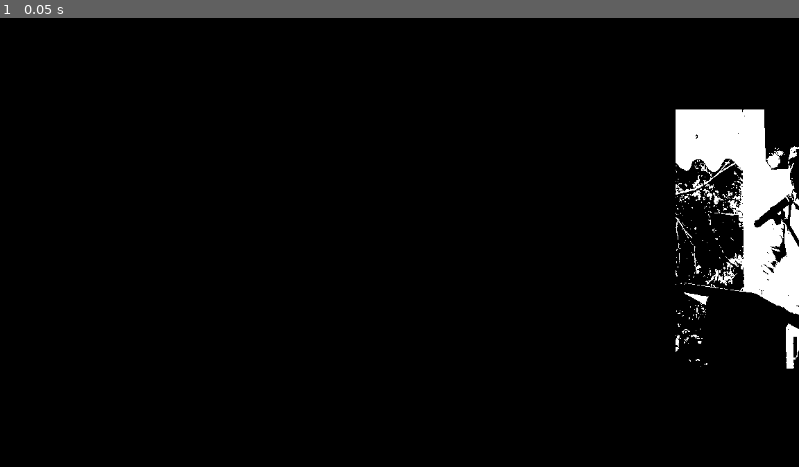
Above: before the commit, frame 1.
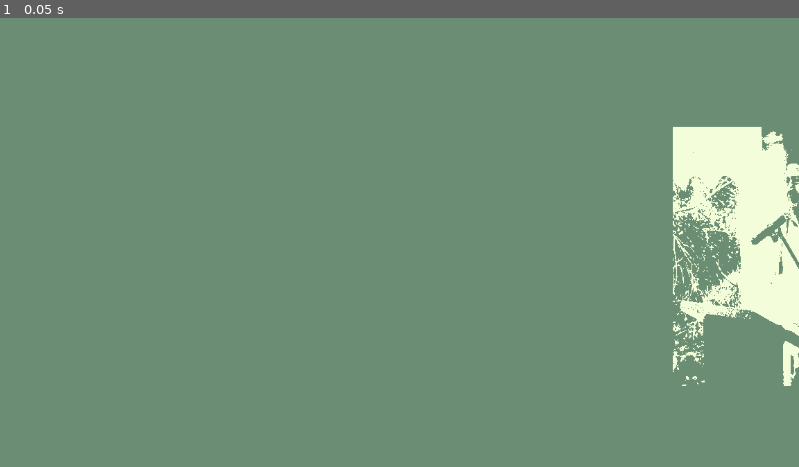
Above: after the commit, the same moment.

Repository: yarkoasaf/lauchablast-capitalism-1bitjam
Game: Godot game, scene res://node_2d.tscn
The game is run twice, just before and just after one commit, with the same random seed, the same clock (stepped at 60 frames per second) and the same inputs.
Inputs:
- Up to frame 1 (0.05 s): no input

The runs differ from the first frame. In frame 1, 100% of the frame differs, in the area x 0-100%, y 0-100%.

Commit message:
improved shader 2color

Diff:
--- a/node_2d.tscn
+++ b/node_2d.tscn
@@ -1,13 +1,48 @@
 [gd_scene format=3 uid="uid://c44wcoh434kqa"]
 
-[ext_resource type="Shader" uid="uid://bjisum2wlfbd7" path="res://2color.gdshader" id="1_0e48y"]
 [ext_resource type="Texture2D" uid="uid://ccubbco7godyh" path="res://AlcaldeRichardLeonelliRapanilahue-ezgif.com-optijpeg.jpg" id="2_0e48y"]
 
+[sub_resource type="Shader" id="Shader_wtcfe"]
+code = "shader_type canvas_item;
+
+uniform sampler2D screen_tex : hint_screen_texture;
+
+uniform vec4 color_a : source_color = vec4(0.0, 0.0, 0.0, 1.0); // Color oscuro
+uniform vec4 color_b : source_color = vec4(1.0, 1.0, 1.0, 1.0); // Color claro
+uniform float threshold : hint_range(0.0, 1.0) = 0.5;
+uniform float dither_strength : hint_range(0.0, 0.02) = 0.004; // 0 = sin dither
+
+float hash(vec2 p) {
+	return fract(sin(dot(p, vec2(127.1, 311.7))) * 43758.5453123);
+}
+
+void fragment() {
+	// Color original de pantalla
+	vec3 col = texture(screen_tex, SCREEN_UV).rgb;
+
+	// Luminancia (brillo percibido)
+	float lum = dot(col, vec3(0.2126, 0.7152, 0.0722));
+
+	// Dither opcional: SOLO afecta dónde cae el umbral, pero el resultado sigue siendo 2 colores
+	if (dither_strength > 0.0) {
+		float n = hash(FRAGCOORD.xy) - 0.5; // -0.5..0.5
+		lum += n * dither_strength;
+	}
+
+	// Decisión binaria: 0 o 1
+	float m = step(threshold, lum);
+
+	// Salida final: estrictamente 2 colores
+	COLOR = mix(color_a, color_b, m);
+}
+"
+
 [sub_resource type="ShaderMaterial" id="ShaderMaterial_wtcfe"]
-shader = ExtResource("1_0e48y")
-shader_parameter/color_a = Color(0, 0, 0, 1)
-shader_parameter/color_b = Color(1, 1, 1, 1)
-shader_parameter/threshold = 0.5
+shader = SubResource("Shader_wtcfe")
+shader_parameter/color_a = Color(0.41568628, 0.5529412, 0.4509804, 1)
+shader_parameter/color_b = Color(0.95686275, 0.99215686, 0.8509804, 1)
+shader_parameter/threshold = 0.4230000200925
+shader_parameter/dither_strength = 0.0030000001425
 
 [node name="Node2D" type="Node2D" unique_id=915550732]
 
@@ -22,6 +57,6 @@
 grow_vertical = 2
 
 [node name="Sprite2D" type="Sprite2D" parent="." unique_id=1733084210]
-position = Vector2(1159, 319.00003)
+position = Vector2(1155, 344.00003)
 scale = Vector2(0.12331249, 0.1532006)
 texture = ExtResource("2_0e48y")
